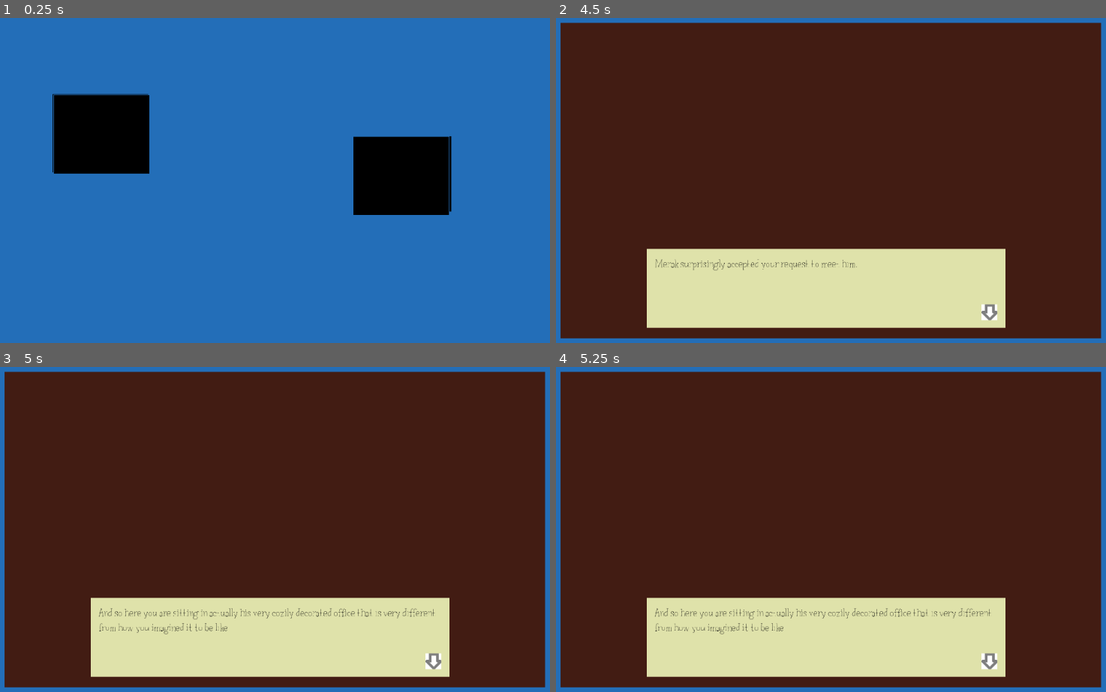
Above: before the commit, frames 1-4 (two rows, left to right).
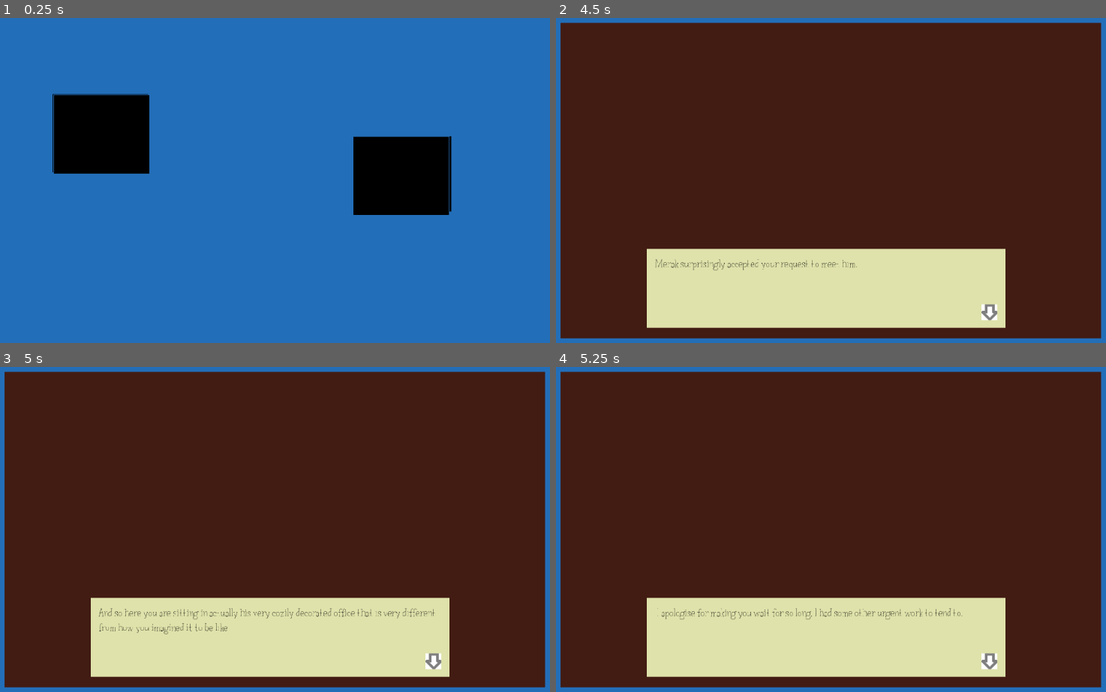
Above: after the commit, the same moments.

Repository: Otwald/WwstH
Game: Godot game, scene res://Root.tscn
Same seed, same stepped clock (60 frames per second), same inputs: the game is played once before the commit and once after it.
Inputs (mouse positions are in pixels of both pictures, inside the frame that each line leads up to):
- Up to frame 1 (0.25 s): no input
- Up to frame 2 (4.5 s): click (655, 135) at 0.5 s; click (957, 174) at 1.25 s; click (957, 174) at 2 s; click (957, 174) at 2.75 s; tap Enter (ui_accept) at 3.5, 3.77, 4.25 s
- Up to frame 3 (5 s): tap Enter (ui_accept) at 4.52 s
- Up to frame 4 (5.25 s): tap Enter (ui_accept) at 5 s

Frames 1-3 are identical in both runs. In frame 4, 0.7% of the frame differs, in the area x 18-80%, y 74-83%.
Error before the commit: Invalid get index '4' (on base: 'Array'). (res://Scene1/Scene1.gd:25)

Commit message:
added scene content as json and read it into the dialog system

Diff:
--- a/Scene.gd
+++ b/Scene.gd
@@ -2,12 +2,18 @@
 class_name Scene
 
 
-func build_scene(bg, chars)-> Array:
+func build_scene(bg, chars, scene)-> Array:
+	var dict : Dictionary;
 	var texture : Texture = load(bg);
 	var loaded : Array = init_chars(chars);
 	$Dialog.build_scene(texture, loaded);
+	var file = File.new()
+	file.open("res://"+scene+"/"+scene+".json", file.READ)
+	var text = file.get_as_text()
+	dict = parse_json(text)
+	file.close()
 	print("Loaded Scene");
-	return loaded;
+	return [loaded, dict];
 
 func init_chars(charas : Array) -> Array:
 	var out : Array = []
--- a/Scene1/Scene1.gd
+++ b/Scene1/Scene1.gd
@@ -3,9 +3,9 @@
 
 var bg : String = "res://Asset/Scenes/scene1.png";
 var manager : Node2D;
-var content : Array = []
+var content : Dictionary;
 var progress :bool = false
-var count : int = 0;
+var count : int = 1;
 onready var root : Node = get_parent()
 onready var chars : Array = [root.figures["manager"]]
 
@@ -13,47 +13,24 @@
 
 # Called when the node enters the scene tree for the first time.
 func _ready():
-	var loaded_chars :Array  = build_scene(bg, chars);
+	var resp = build_scene(bg, chars, "scene1");
+	var loaded_chars :Array = resp[0];
+	content = resp[1].content;
 	manager = loaded_chars[0];
-	content = load_content();
 
 
 func _process(delta):
 	progress = Input.is_action_just_pressed("ui_accept");
 
 	while progress:
-		$Dialog.say(content[count]);
+		var line = content[str(count)];
+		if line.is_line:
+			$Dialog.say(line.body);
 		count += 1;
 		progress = false
-		# $Dialog.say(
-		# 	"It was now time to get Mr.Big Bag Hotshot Merax on your side. \n"+
-		# 	"This will likely be a suicide mission but you will definitely be doomed if the town was left defenceless without its protector. \n"+
-		# 	"Merak surprisingly accepted your request to meet him. \n"+
-		# 	"And so here you are sitting in actually his very cozily decorated office that is very different from how you imagined it to be like. \n"
-		# );
-
-
-	# manager.say("You get paid for doing this?", "annoyed")
-
-func load_content():
-	return [
-		"It was now time to get Mr.Big Bag Hotshot Merax on your side.",
-		"This will likely be a suicide mission but you will definitely be doomed if the town was left defenceless without its protector.",
-		"Merak surprisingly accepted your request to meet him.",
-		"And so here you are sitting in actually his very cozily decorated office that is very different from how you imagined it to be like",
-	]
+
 
 # [E007] Nemesis Negotiation.
-
-# "It was now time to get Mr.Big Bag Hotshot Merax on your side."
-
-# "This will likely be a suicide mission but you will definitely be doomed if the town was left defenceless without its protector."
-
-# "Merak surprisingly accepted your request to meet him."
-
-# "And so here you are sitting in actually his very cozily decorated office that is very different from how you imagined it to be like."
-
-# Merax [neutral]: I apologise for making you wait for so long, I had some other urgent work to tend to.
 
 # (Choice 1)
 # "Was it a distraction for you to attack the town?" ( 0 )
--- /dev/null
+++ b/Scene1/scene1.json
@@ -0,0 +1,46 @@
+{
+  "scene": "1",
+  "character": ["Manager", "Merax"],
+  "content": {
+    "1": {
+      "is_line": true,
+      "speaker": "",
+      "mood": "",
+      "body": "It was now time to get Mr.Big Bag Hotshot Merax on your side."
+    },
+    "2": {
+      "is_line": true,
+      "speaker": "",
+      "mood": "",
+      "body": "This will likely be a suicide mission but you will definitely be doomed if the town was left defenceless without its protector."
+    },
+    "3": {
+      "is_line": true,
+      "speaker": "",
+      "mood": "",
+      "body": "Merak surprisingly accepted your request to meet him."
+    },
+    "4": {
+      "is_line": true,
+      "speaker": "",
+      "mood": "",
+      "body": "And so here you are sitting in actually his very cozily decorated office that is very different from how you imagined it to be like"
+    },
+    "5": {
+      "is_line": true,
+      "speaker": "Merax",
+      "body": " I apologise for making you wait for so long, I had some other urgent work to tend to."
+    },
+    "6": {
+      "is_line": false,
+      "body": "",
+      "choices": [
+        {
+          "body": "Was it a distraction for you to attack the town",
+          "count": 0,
+          "jump": 6
+        }
+      ]
+    }
+  }
+}
